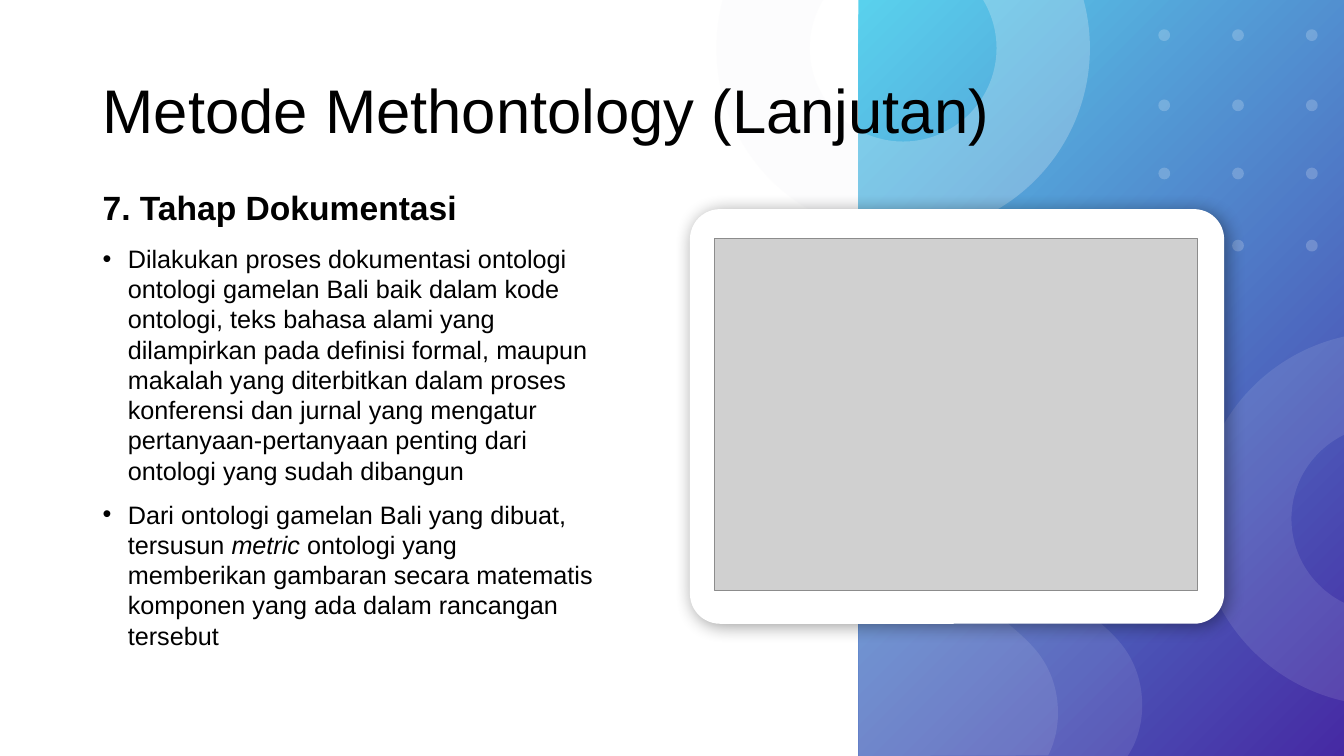
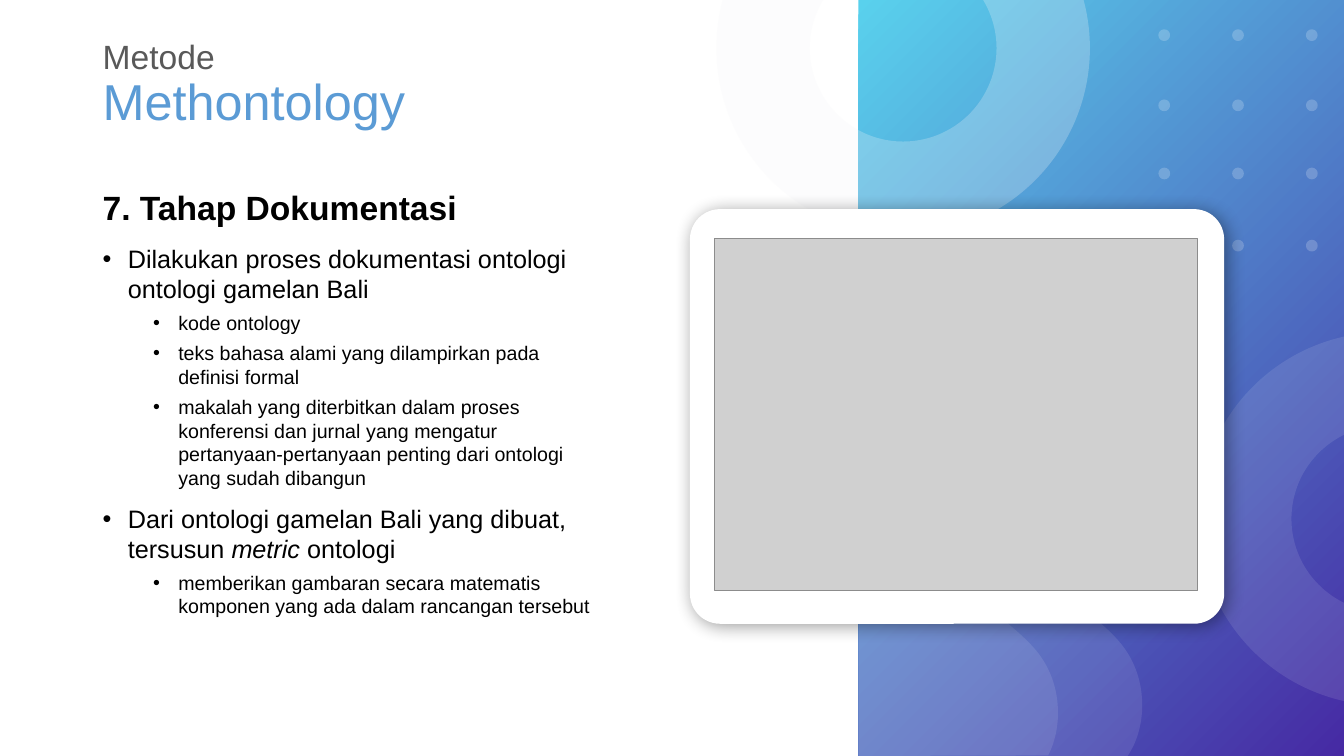
Before and after one commit to wardanacoolant/Tugas-Akhir, a slide deck: slide 25 of Hari-H Sidang/Rancangan Presentasi Skripsi.pptx (slide 24 before the commit). Drawn at 1344x756 pixels with LibreOffice and Linux fonts; fonts in the diff are those of the drawing; grey boxes stand for pictures. Boxes give left, top, right and bottom in pixels: in the first picture for what was removed or moved away, otherwise in the second. Text is boxed around its words. In the diff, an @@ line names an element or a change of style, - is before the commit and + after.

```diff
--- a/Hari-H Sidang/Rancangan Presentasi Skripsi.pptx
+++ b/Hari-H Sidang/Rancangan Presentasi Skripsi.pptx
@@ title at (103,44,405,130): text changed; size 44 to 36 pt; text colour #000000 to #5B9BD5 @@
-Metode Methontology (Lanjutan)
+Metode
+Methontology
@@ text at (128,249,590,617): text changed; size 18 to 14 pt @@
-• Dilakukan proses dokumentasi ontologi ontologi gamelan Bali baik dalam kode ontologi, teks bahasa alami yang dilampirkan pada definisi formal, maupun makalah yang diterbitkan dalam proses konferensi dan jurnal yang mengatur pertanyaan-pertanyaan penting dari ontologi yang sudah dibangun
-• Dari ontologi gamelan Bali yang dibuat, tersusun metric ontologi yang memberikan gambaran secara matematis komponen yang ada dalam rancangan tersebut
+• Dilakukan proses dokumentasi ontologi ontologi gamelan Bali
+  • kode ontology
+  • teks bahasa alami yang dilampirkan pada definisi formal
+  • makalah yang diterbitkan dalam proses konferensi dan jurnal yang mengatur pertanyaan-pertanyaan penting dari ontologi yang sudah dibangun
+• Dari ontologi gamelan Bali yang dibuat, tersusun metric ontologi
+  • memberikan gambaran secara matematis komponen yang ada dalam rancangan tersebut
```
Also in this commit, not shown: 31 other slides changed, 7 slides added, 1 slide removed, 6 other files.
